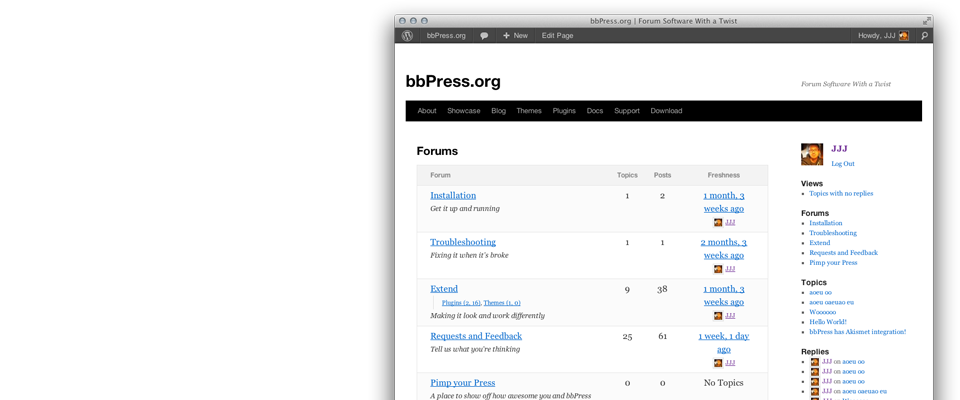
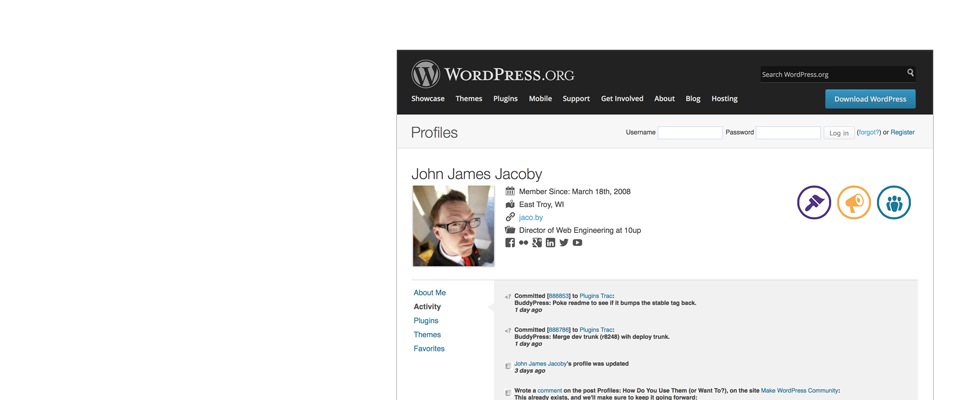
Layers edited between the first and the second w=960, h=400 image:
removed layer "Layer 5" over [371, 3, 957, 400]
added layer "Layer 1" above "Layer 0" over [397, 50, 933, 400]
